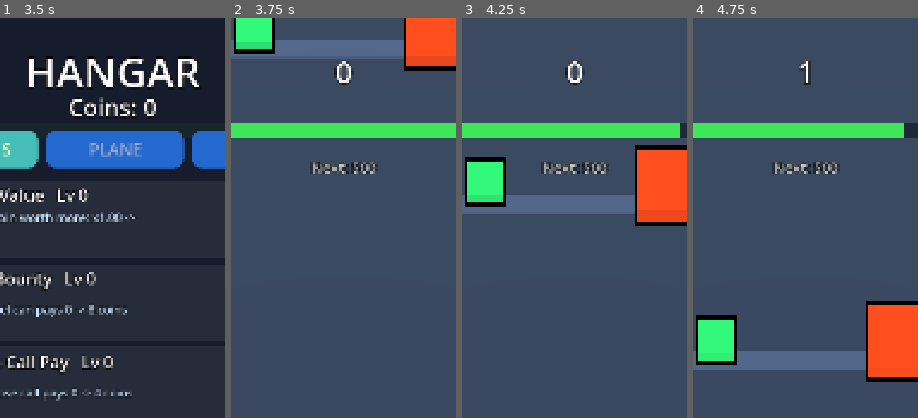
Above: before the commit, frames 1-4 (left to right).
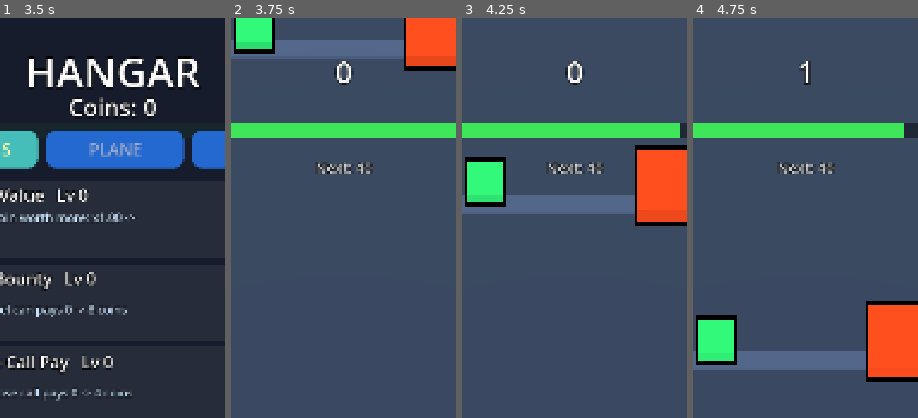
Above: after the commit, the same moments.

Repository: Hotshotted/sky-dodge
Game: Godot game, scene res://scenes/main.tscn
The game is run twice, just before and just after one commit, with the same random seed, the same clock (stepped at 60 frames per second) and the same inputs.
Inputs (mouse positions are % of the whole screen's width and height, from its top left):
- Up to frame 1 (3.5 s): click "PLAY" at 0.5 s; click "PLAY" at 1.25 s; click "Countryside x1 coins Best 0 m…" at 2 s; click "HANGAR" at 2.75 s
- Up to frame 2 (3.75 s): click "PLAY" at 3.5 s
- Up to frame 3 (4.25 s): no input
- Up to frame 4 (4.75 s): move the mouse to (72, 45) at 4.27 s; click (72, 45) at 4.42 s
The pictures show only the part of the screen within x 25-75%, y 0-50%; the shares and areas given below are measured in that part.

Frame 1 is identical in both runs. In frame 2, 0.7% of the frame differs, in the area x 35-66%, y 36-39%; in frame 3, 0.7%; in frame 4, 0.7%.

Commit message:
Pick pricing: first pick within ~15 s for passive players, prices follow flat coin upgrades; crate side-hit message 'Clipped a crate'
Co-Authored-By: Claude Sonnet 5.5 <noreply@anthropic.com>
Claude-Session: https://claude.ai/code/session_01VXGMnPLKttRReKrjaHu4gF

Diff:
--- a/scripts/Main.gd
+++ b/scripts/Main.gd
@@ -19,7 +19,7 @@
 const REASON_FUEL := "The tank ran dry"
 const HEADER_STRUCK := "STRUCK"
 const REASON_STRUCK := "Hit by lightning"
-const REASON_CRATE := "Hit a crate too slowly"
+const REASON_CRATE := "Clipped a crate"
 
 ## Which screen is up. A run is only on while screen == SCREEN_PLAY and alive.
 enum { SCREEN_MENU, SCREEN_HANGAR, SCREEN_PLAY, SCREEN_OVER, SCREEN_LOGBOOK }
@@ -206,7 +206,7 @@
 	_picking = false
 	pick_screen.hide_cards()
 	get_tree().paused = false
-	picks.start_run(coin_mult)
+	picks.start_run(Tuning.pick_scale(map))
 	_combos.clear()
 	_crates_broken = 0
 	_extra_picks = 0
--- a/scripts/Tuning.gd
+++ b/scripts/Tuning.gd
@@ -184,10 +184,14 @@
 	return txt + out + " m"
 
 # ---------- In-run picks ----------
-## The first pick comes at pick_first x your permanent multiplier (map multiplier x Coin Value) in score; each
+## The first pick comes at pick_first x your permanent multiplier (map multiplier x Coin Value, see pick_scale) in score; each
 ## following pick costs pick_growth times the one before. The game pauses, three cards slide in, you choose.
-var pick_first := 500.0
-var pick_growth := 1.2
+var pick_first := 40.0
+var pick_growth := 1.5
+## The permanent multiplier that scales the prices also counts the flat coin upgrades (Can Bounty + Close Call
+## Pay), so that picks keep their pace as those grow: scale = map x Coin Value x (1 + weight x (bounty + close-call pay) / ref).
+var pick_flat_weight := 0.15
+var pick_flat_ref := 12.0
 var pick_cards := 3
 ## How much more often a perk you already own is offered (a card for each owned perk at 1.0 + this).
 var perk_owned_weight := 3.0
@@ -515,6 +519,10 @@
 func bonus_cap_now() -> float:
 	return upgrade_value("bonus_cap", Save.level("bonus_cap"))
 
+## What the pick prices are multiplied by: the permanent multiplier (map x Coin Value), with the flat upgrades' share.
+func pick_scale(map: int) -> float:
+	return map_coin_mult[map] * coin_value_mult() * (1.0 + pick_flat_weight * (can_bounty_pay() + close_call_pay()) / pick_flat_ref)
+
 func coin_value_mult() -> float:
 	return upgrade_value("coin_value", Save.level("coin_value"))
 
--- a/tests/economy_sim.gd
+++ b/tests/economy_sim.gd
@@ -86,6 +86,10 @@
 	var e_dist := 0.0
 	var dist := 0.0
 	var p_target := 0.0
+	var path_coins := 0.0     # coins if the plane never crashed: when does each pick price get reached?
+	var pick_k := 0
+	var picks_exp := 0.0
+	var first_pick_t := -1.0
 	var target_t := -1.0
 	while t < t_fuel:
 		var sp := speed_at(t)
@@ -100,6 +104,12 @@
 		var b := base_b + (head - 1.0) * exp(-t / 8.0)
 		var per_sec: float = sp * T.coins_per_unit * maxf(b - T.bonus_pay_offset, 0.0) * coin_mult + (lam * bounty + c * ccpay) * coin_mult
 		e_coins += surv * per_sec * DT
+		path_coins += per_sec * DT
+		while pick_k < 40 and path_coins >= T.pick_first * coin_mult * pow(T.pick_growth, pick_k) * 0.0 + _pick_cum(pick_k, coin_mult * (1.0 + T.pick_flat_weight * (bounty + ccpay) / T.pick_flat_ref)):
+			picks_exp += surv
+			if first_pick_t < 0.0:
+				first_pick_t = t
+			pick_k += 1
 		e_time += surv * DT
 		e_dist += surv * sp * DT
 		dist += sp * DT
@@ -107,7 +117,14 @@
 			target_t = t
 			p_target = surv
 		t += DT
-	return {"time": e_time, "coins": e_coins, "dist_units": e_dist, "p_target": p_target, "t_fuel": t_fuel}
+	return {"time": e_time, "coins": e_coins, "dist_units": e_dist, "p_target": p_target, "t_fuel": t_fuel, "picks": picks_exp, "first_pick": first_pick_t}
+
+## The score at which pick number k (0 = the first) comes: the sum of the prices so far.
+func _pick_cum(k: int, perm: float) -> float:
+	var total := 0.0
+	for i in k + 1:
+		total += T.pick_first * perm * pow(T.pick_growth, i)
+	return total
 
 func value_of(level: Dictionary, loadout: Array, s: float) -> float:
 	var ev := evaluate(level, loadout, s, 1e9)
@@ -243,6 +260,7 @@
 					clock / 60.0, runs, run_len, fmt(ev["coins"]), fmt(ev["coins"] / (run_len + OVERHEAD) * 60.0), fmt(coins),
 					level["coin_value"], level["can_bounty"], level["close_call_pay"], level["bonus_cap"],
 					level["fuel_tank"], level["efficiency"], level["refill"], str(loadout), slots, (1.0 - unlock_p) * 100.0])
+			print("          picks: first after %s, %.1f picks per run" % [("%.0f s" % ev["first_pick"]) if ev["first_pick"] >= 0.0 else "never", ev["picks"]])
 			next_mark += 1
 	print("")
 	for e in events:
--- a/tests/smoke_test.gd
+++ b/tests/smoke_test.gd
@@ -1581,24 +1581,24 @@
 	pk.enabled = true
 	# (a) prices: pick_first x permanent multiplier, +20% each
 	pk.start_run(1.0)
-	check(is_equal_approx(pk.next_pick, 500.0) and is_equal_approx(pk.price(1), 600.0) and is_equal_approx(pk.price(2), 720.0), "the first pick is at 500 x the multiplier; each pick costs 20% more (500, 600, 720)")
+	check(is_equal_approx(pk.next_pick, 40.0) and is_equal_approx(pk.price(1), 60.0) and is_equal_approx(pk.price(2), 90.0), "the first pick is at 40 x the multiplier; each pick costs 50% more (40, 60, 90)")
 	pk.advance()
-	check(is_equal_approx(pk.next_pick, 1100.0), "...and the next score needed adds up (1,100)")
+	check(is_equal_approx(pk.next_pick, 100.0), "...and the next score needed adds up (100)")
 	pk.start_run(2.2)
-	check(is_equal_approx(pk.next_pick, 1100.0), "with a x2.2 permanent multiplier the first pick is at 1,100")
+	check(is_equal_approx(pk.next_pick, 88.0), "with a x2.2 permanent multiplier the first pick is at 88")
 	tsave.levels["coin_value"] = 5
 	tsave.select_map(0)
 	main.restart()
 	main.set_process(false)
-	check(is_equal_approx(main.coin_mult, 1.5) and is_equal_approx(pk.next_pick, 750.0) and main.hud._next_label.text == "Next: 750", "in a run: multiplier = map x Coin Value (x1.5) -> first pick at 750, shown as \"%s\"" % main.hud._next_label.text)
+	check(is_equal_approx(main.coin_mult, 1.5) and is_equal_approx(pk.next_pick, 60.0) and main.hud._next_label.text == "Next: 60", "in a run: multiplier = map x Coin Value (x1.5) -> first pick at 60, shown as \"%s\"" % main.hud._next_label.text)
 	tsave.levels["coin_value"] = 0
 	main.restart()
 	main.set_process(false)
 	sp.reset(-500.0)
-	check(main.hud._next_label.text == "Next: 500", "the HUD shows \"Next: 500\" under the score")
+	check(main.hud._next_label.text == "Next: 40", "the HUD shows \"Next: 40\" under the score")
 	# (b) reaching it pauses the game completely and deals three cards
 	var elapsed0: float = main.elapsed
-	main.score = 500.0
+	main.score = 40.0
 	main._process(0.02)
 	check(main.get_tree().paused and main.pick_screen.is_shown() and main._pick_cards.size() == 3, "reaching the score pauses the game and shows three cards")
 	var ids := {}
@@ -1612,8 +1612,8 @@
 	check(is_equal_approx(main.elapsed, elapsed0 + 0.02) and absf(main.pick_screen._cards[0].position.x - 60.0) < 1.0, "while paused nothing advances, and the cards have slid into place")
 	var first_card: Dictionary = main._pick_cards[0]
 	main.pick_screen._on_card(0)
-	check(not main.get_tree().paused and not main.pick_screen.is_shown() and pk.next_pick > 1000.0, "choosing a card resumes the game and sets the next pick (%.0f)" % pk.next_pick)
-	check(main.hud._next_label.text == "Next: 1.1K", "...shown as \"%s\"" % main.hud._next_label.text)
+	check(not main.get_tree().paused and not main.pick_screen.is_shown() and pk.next_pick > 90.0, "choosing a card resumes the game and sets the next pick (%.0f)" % pk.next_pick)
+	check(main.hud._next_label.text == "Next: 100", "...shown as \"%s\"" % main.hud._next_label.text)
 	if first_card["kind"] == "perk":
 		check(pk.level(first_card["id"]) == 1, "a picked perk is owned at level 1")
 	pk.start_run(1.0)
Not shown, changed: tests/economy_sim_report.txt
